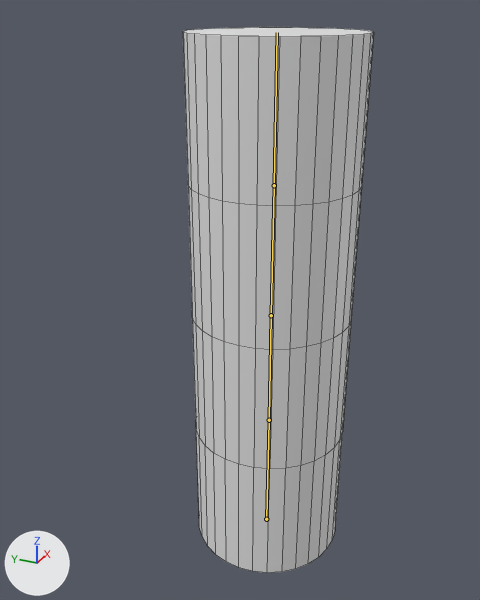
The Blender file meshes/anim.blend as it was, and as the next commit left it.
Camera for both pictures: a camera (50 mm lens) standing at (-2.13, -0.83, 1.1) and looking at (-0.04, 0.11, 0.06). Every picture has the same lights, and +X, +Y and +Z are marked at lower left. The bones that bend it are drawn over the model as lines. Mesh edges are drawn as thin lines.
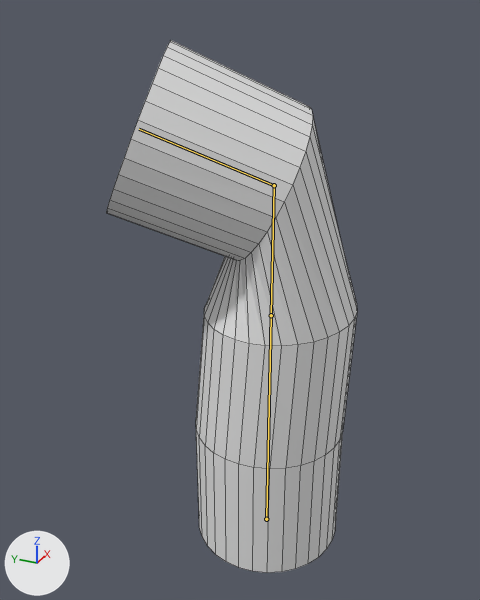
The newer file adds an action. The first version stands in its rest pose; the second is drawn at frame 40 of the action 'ArmatureAction'.

Pixel boxes [x1, y1, x2, y2] of what changed, in the pictures (480 x 600 px):
'Cylinder', posed (31% wider)
    before: [183, 27, 374, 573]
    after: [107, 40, 357, 573]
bone 'Bone.003', root to tip
    before: (274, 185) to (277, 32)
    after: (274, 185) to (139, 129)

What the commit changed:
Bone 'Bone.003' (bone_bone_003) turns from (0, 0, 0) to (-55, 0, 46) degrees about its own x, y and z.
